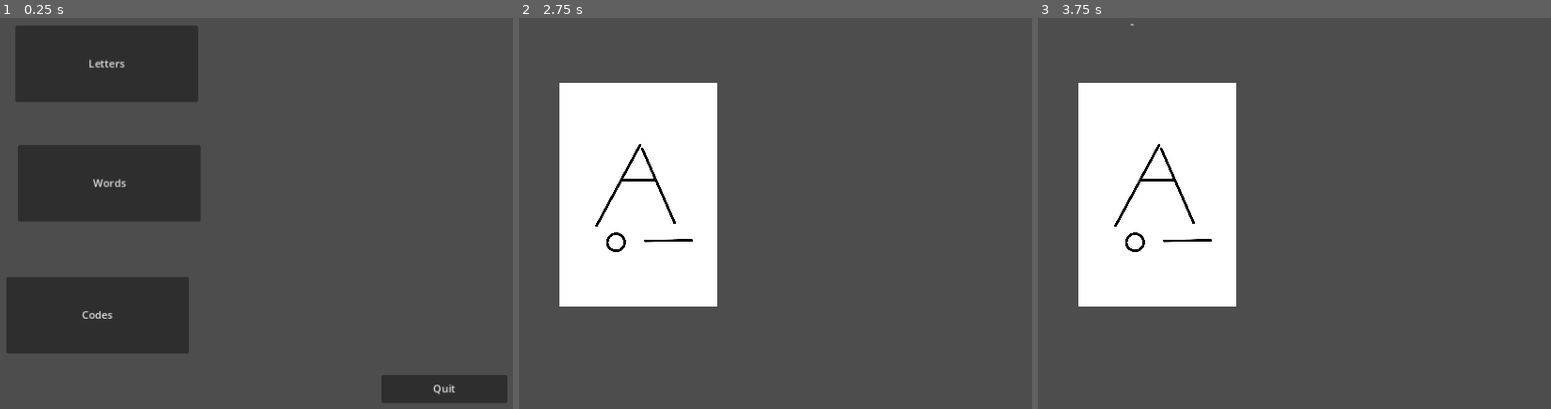
Above: before the commit, frames 1-3 (left to right).
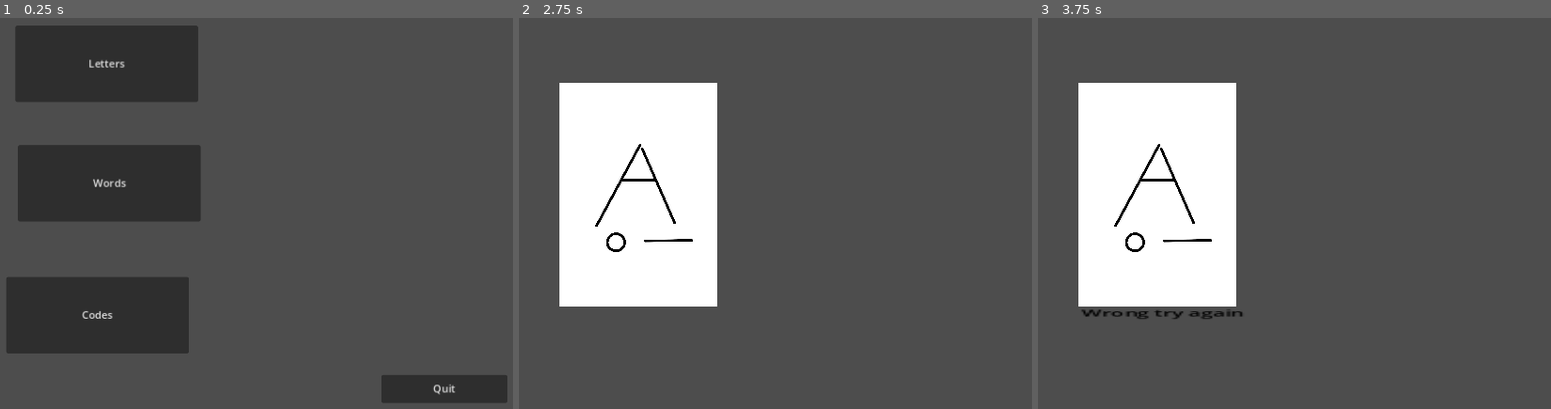
Above: after the commit, the same moments.

Repository: BearBait16/Lightnin_tapanin_game
Game: Godot game, scene res://main.tscn
The game is run twice, just before and just after one commit, with the same random seed, the same clock (stepped at 60 frames per second) and the same inputs.
Inputs:
- Up to frame 1 (0.25 s): no input
- Up to frame 2 (2.75 s): click "Letters" at 0.5 s; tap Enter (ui_accept) at 1.25, 1.52, 2, 2.27 s; hold Space (space_down) from 2.03 s (still down)
- Up to frame 3 (3.75 s): tap Enter (ui_accept) at 2.75, 3.5 s; release Space (space_down) at 2.78 s

Frames 1-2 are identical in both runs. In frame 3, 0.3% of the frame differs, in the area x 8-40%, y 1-77%.
Error before the commit: Invalid assignment of property or key 'text' with value of type 'String' on a base object of type 'null instance'. (res://letters_game.gd:61)

Commit message:
Letters Working!

Diff:
--- a/letters_game.gd
+++ b/letters_game.gd
@@ -33,7 +33,7 @@
 	if Input.is_action_just_pressed('space_down'):
 		start_time = Time.get_ticks_msec()
 		pressing = true
-		$Output.text = ""
+		$Control/Output.text = ""
 
 	elif Input.is_action_just_released('space_down'):
 		end_time = Time.get_ticks_msec()
@@ -56,8 +56,8 @@
 			alph_index += 1
 			$Control/Letter.texture = load("res://morse/%s_morse.png".replace("%s", alphabet[alph_index]))
 			pressing = true
-			$Input.text = ""
+			$Control/Input.text = ""
 		else:
 			$Control/Output.text = "Wrong try again"
 			pressing = true
-			$Input.text= ""
+			$Control/Input.text= ""
--- a/letters_game.tscn
+++ b/letters_game.tscn
@@ -25,27 +25,21 @@
 stretch_mode = 5
 
 [node name="Input" type="Label" parent="Control"]
-layout_mode = 0
+modulate = Color(0, 0, 0, 1)
+self_modulate = Color(0, 0, 0, 1)
 offset_left = 444.0
 offset_top = -2.0
 offset_right = 484.0
 offset_bottom = 21.0
-[node name="Input" type="Label" parent="."]
-modulate = Color(0, 0, 0, 1)
-self_modulate = Color(0, 0, 0, 1)
-offset_left = 503.0
-offset_top = 41.0
-offset_right = 543.0
-offset_bottom = 64.0
 scale = Vector2(3.88, 1.64)
 size_flags_horizontal = 4
 size_flags_vertical = 6
 
-[node name="Output" type="Label" parent="."]
+[node name="Output" type="Label" parent="Control"]
 modulate = Color(0, 0, 0, 1)
 self_modulate = Color(0, 0, 0, 1)
-offset_left = 428.0
-offset_top = 485.0
-offset_right = 468.0
-offset_bottom = 508.0
+offset_left = 369.0
+offset_top = 442.0
+offset_right = 409.0
+offset_bottom = 465.0
 scale = Vector2(2.02228, 0.889087)
Not shown, changed: morse/A_Morse.png.import
Not shown, changed: morse/L_morse.png.import
Renamed: morse/B-Morse.png -> morse/b_morse.png
Not shown, changed: morse/b_morse.png.import
Renamed: morse/morse_g.png -> morse/g_morse.png
Not shown, changed: morse/g_morse.png.import
